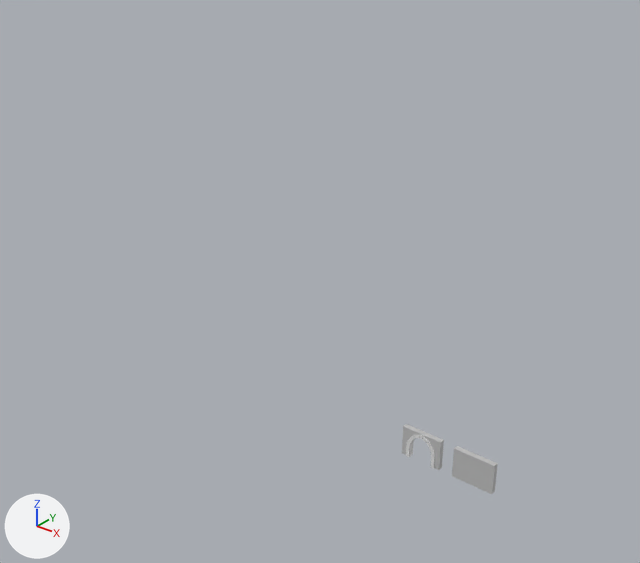
A saved change to the Blender file udemy-class/game-assets-pack/Models/dungeon.blend.
Both versions are drawn from a camera (50 mm lens) standing at (35.9, -57.0, 50.0) and looking at (-12.9, 4.1, 12.2). The lights are fixed; the arrows at lower left show +X, +Y and +Z.

In view in the first picture: 'StoneDoor-4x3', 'StoneWall-4x3', 'door-frame-object.001'.
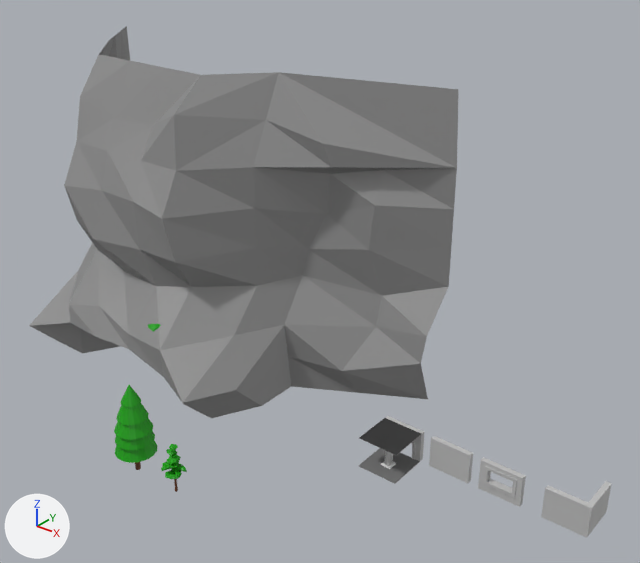
Commit message: updates to dungeon project

ob_frame_curve_001 is not drawn itself; it is used by a modifier of ob_door_frame_object_001.
ob_door_archway_mirror is not drawn itself; it is used by a modifier of ob_door_frame_object_001.
ob_stonepillarmirror is not drawn itself; it is used by a modifier of ob_stonepillar.

Location of each change, [x1, y1, x2, y2] in pixels of the pictures (640 x 563 px):
'MountainEntrance', added: after [29, 26, 458, 418]
'Tree', added (green): after [114, 385, 158, 470]
'StoneCorner-4-4x3', added: after [541, 481, 612, 538]
'StoneWall-4x3', moved: before [452, 446, 498, 494]; after [429, 436, 473, 483]
'StoneWindow-4x3', added: after [478, 457, 526, 507]
'StoneCeiling-4x4', added (black): after [359, 418, 421, 455]
'StoneFloor-4x4', added: after [359, 448, 420, 484]
'StoneDoor-4x3', moved: before [402, 424, 444, 470]; after [386, 416, 424, 461]
'TreeSmall', added (green): after [148, 324, 187, 492]
'door-frame-object.001', deleted: before [406, 434, 435, 469]
'StonePillar', added: after [381, 451, 396, 469]

What changed in the scene script:
```text
Add me_plane_002:
    me_plane_002.from_pydata([(0.0, -4.0, 0.0), (4.0, -4.0, 0.0), (0.0, 0.0, 0.0), (4.0, 0.0, 0.0), (0.0, -4.0, -0.05), (4.0, -4.0, -0.05), (0.0, 0.0, -0.05), (4.0, 0.0, -0.05)], [], [(0, 1, 3, 2), (4, 6, 7, 5), (0, 2, 6, 4), (1, 0, 4, 5), (3, 1, 5, 7), (2, 3, 7, 6)])
    for i in [1]: me_plane_002.polygons[i].material_index = 1
    me_plane_002.materials.append(mat_stone_floor_front)  # grey #747474
    me_plane_002.materials.append(mat_stone_floor_back)  # black #323232
Add me_stoneceiling_4x4:
    me_stoneceiling_4x4.from_pydata([(0.0, 0.0, 0.0), (4.0, 0.0, 0.0), (0.0, -4.0, 0.0), (4.0, -4.0, 0.0), (0.0, 0.0, 0.05), (4.0, 0.0, 0.05), (0.0, -4.0, 0.05), (4.0, -4.0, 0.05)], [], [(0, 1, 3, 2), (4, 6, 7, 5), (0, 2, 6, 4), (1, 0, 4, 5), (3, 1, 5, 7), (2, 3, 7, 6)])
    for i in [1]: me_stoneceiling_4x4.polygons[i].material_index = 1
    me_stoneceiling_4x4.materials.append(mat_stone_floor_front)  # grey #747474
    me_stoneceiling_4x4.materials.append(mat_stone_floor_back)  # black #323232
Change ob_stonewall_4x3:
    ob_stonewall_4x3.location: (5.4, 0.0, 0.0) -> (3.0, 0.0, 0.0)
Change ob_stonedoor_4x3:
    ob_stonedoor_4x3.location: (0.0, 0.0, 0.0) -> (-2.0, 0.0, 0.0)
Remove ob_door_frame_object_001:
    ob_door_frame_object_001 = bpy.data.objects.new('door-frame-object.001', me_cube_008)
Remove ob_frame_curve_001:
    ob_frame_curve_001 = bpy.data.objects.new('frame-curve.001', cu_door_frame_curve_direction_003)
Remove ob_door_archway_mirror:
    ob_door_archway_mirror = bpy.data.objects.new('door-archway-mirror', None)
Add ob_treesmall:
    ob_treesmall = bpy.data.objects.new('TreeSmall', me_treesmall)  # 802 vertices, 866 faces; spans x -1.3..1.2, y -1.0..0.7, z 0.0..16.2; in mat_tree_leaves (green #14a103), mat_tree_bark (brown #6c3f26)
    ob_treesmall.location = (-11.9, -17.0, 0.4)
Add ob_tree:
    ob_tree = bpy.data.objects.new('Tree', me_tree)  # 177 vertices, 177 faces; spans x -1.84..1.84, y -1.84..1.84, z 0.0..8.87; in mat_tree_leaves (green #14a103), mat_tree_bark (brown #6c3f26)
    ob_tree.location = (-16.8, -17.0, 0.4)
Add ob_stonecorner_4_4x3:
    ob_stonecorner_4_4x3 = bpy.data.objects.new('StoneCorner-4-4x3', me_stonecorner)  # 16 vertices, 14 faces; spans x 0.0..4.0, y 0.0..4.0, z 0.0..3.0; in mat_stone_wall (light grey #c0c0c0), mat_stone_wall_back (black #050505)
    ob_stonecorner_4_4x3.location = (14.0, 0.0, 0.0)
Add ob_mountainentrance:
    ob_mountainentrance = bpy.data.objects.new('MountainEntrance', me_cube_1)  # 143 vertices, 124 faces; spans x -1.94..2.23, y -1.89..1.0, z 0.01..2.66; in mat_rockfacade (grey #8f8f8f), mat_rockfacadewood (brown #734d31)
    ob_mountainentrance.location = (-29.6, 12.2, -0.1)
    ob_mountainentrance.scale = (12.0, 12.0, 12.0)
Add ob_stonepillarmirror:
    ob_stonepillarmirror = bpy.data.objects.new('StonePillarMirror', None)
    ob_stonepillarmirror.parent = ob_stonepillar
    ob_stonepillarmirror.location = (8.427, -2.101, 1.5)
Add ob_stonepillar:
    ob_stonepillar = bpy.data.objects.new('StonePillar', me_stonepillar)  # 76 vertices, 63 faces; spans x -0.7..0.7, y -0.7..0.7, z 0.0..1.5; modifiers MIRROR
    ob_stonepillar.location = (0.0, -2.1, 0.0)
    ob_stonepillar.scale = (0.715, 0.715, 1.0)
Add ob_stonefloor_4x4:
    ob_stonefloor_4x4 = bpy.data.objects.new('StoneFloor-4x4', me_plane_002)
    ob_stonefloor_4x4.location = (-2.0, 0.0, 0.0)
Add ob_stoneceiling_4x4:
    ob_stoneceiling_4x4 = bpy.data.objects.new('StoneCeiling-4x4', me_stoneceiling_4x4)
    ob_stoneceiling_4x4.location = (-2.0, 0.0, 3.0)
Add ob_stonewindow_4x3:
    ob_stonewindow_4x3 = bpy.data.objects.new('StoneWindow-4x3', me_stonewindow)  # 170 vertices, 126 faces; spans x 0.0..4.0, y -0.09..0.59, z 0.0..3.0; in mat_stone_wall (light grey #c0c0c0), mat_stone_wall_back (black #050505)
    ob_stonewindow_4x3.location = (8.0, 0.0, 0.0)
```
